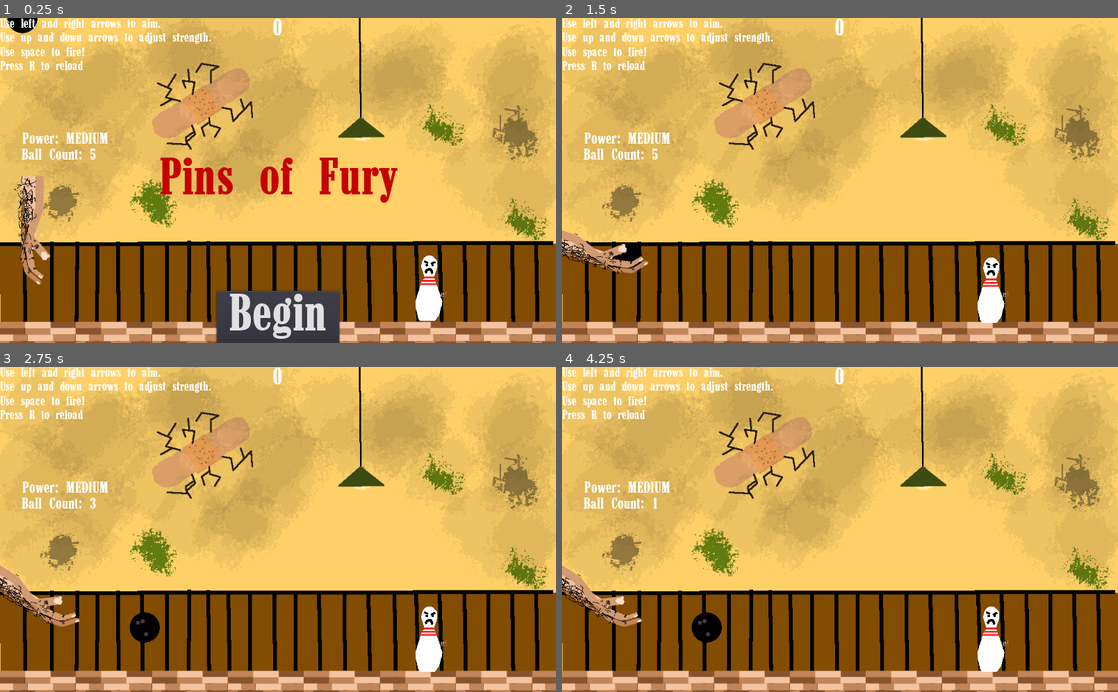
Above: before the commit, frames 1-4 (two rows, left to right).
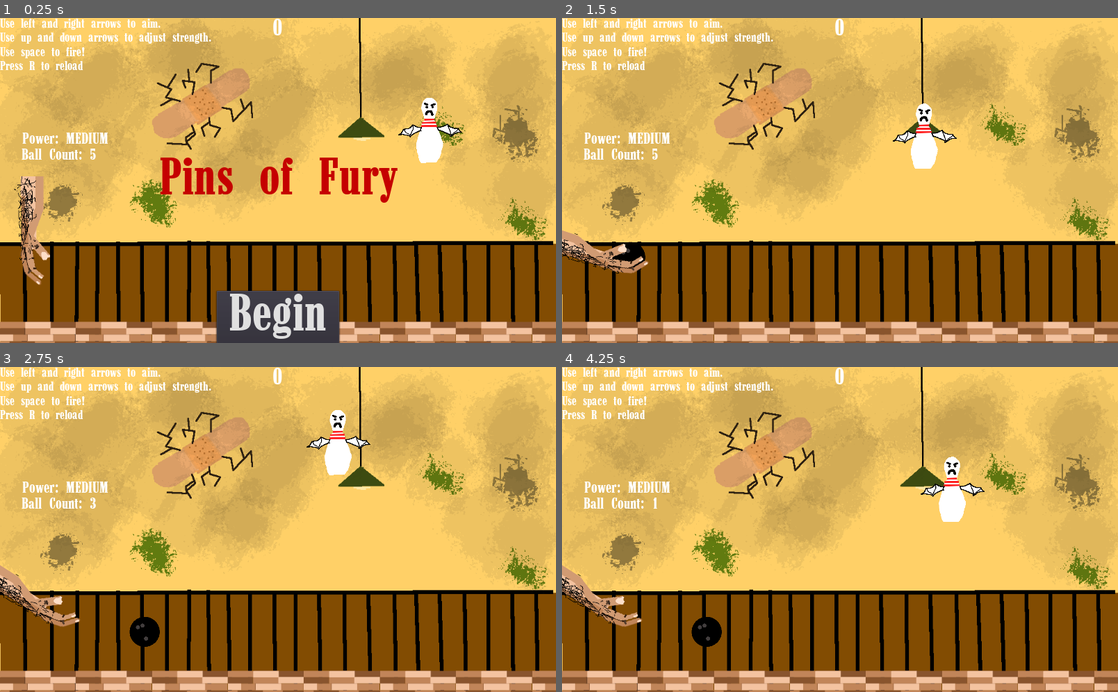
Above: after the commit, the same moments.

Repository: colinthomas-z80/CS315_Project1
Game: Godot game, scene res://Level.tscn
Same seed, same stepped clock (60 frames per second), same inputs: the game is played once before the commit and once after it. Sound files missing from this copy of the repository are replaced by a short silence.
Inputs:
- Up to frame 1 (0.25 s): no input
- Up to frame 2 (1.5 s): click "Begin" at 0.5 s; hold Right (ui_right) from 1.28 s (still down); tap Space (launch) at 1.35 s
- Up to frame 3 (2.75 s): tap R (r) at 1.55, 2.1 s; release Right (ui_right) at 2.03 s; hold Down (ui_down) from 2.03 s (still down); tap Space (launch) at 2.3 s
- Up to frame 4 (4.25 s): release Down (ui_down) at 2.78 s; hold Right (ui_right) 2.78-3.53 s; tap Space (launch) at 2.85, 3.8 s; tap R (r) at 3.05, 3.6 s; hold Up (ui_up) from 3.53 s (still down)

The runs differ from the first frame. In frame 1, 1.7% of the frame differs, in the area x 1-84%, y 0-94%; in frame 2, 1.6%; in frame 3, 1.7%; in frame 4, 1.7%, in the area x 23-81%, y 27-94%.

Commit message:
Add flying pin, instancing of balls and pins

Diff:
--- a/src/Level.gd
+++ b/src/Level.gd
@@ -4,54 +4,70 @@
 var pinHit = false
 
 var ballCount
+var Ball = preload("ball.tscn")
+var curBall
+var Pin = preload("Pin.tscn")
 
 func _process(delta):
+	$PinPath/PathFollow2D.offset += 2
 	$HUD.ballCountSetText(ballCount)
 	if Input.is_action_just_pressed("r"):
+		curBall.queue_free()
 		inGame = false
-		if ballCount == 1: $HUD.newGame()
-		ballCount -= 1
-		newBall()
+		if ballCount == 1:
+			ballCount = 0
+			$HUD.newGame()
+		else:
+			ballCount -= 1
+			newBall()
 	if Input.is_action_just_pressed("ui_up"):
-		$HUD.strengthSetText($Ball.strength("up"))
+		$HUD.strengthSetText(curBall.strength("up"))
 	if Input.is_action_just_pressed("ui_down"):
-		$HUD.strengthSetText($Ball.strength("down"))
+		$HUD.strengthSetText(curBall.strength("down"))
 
 
 func newBall():
-	$BallRestartMessage.hide()
-	$Ball.stopTimer()
+	new_ball_instance()
+	showKinematicPin()
 	$Arm.start()
-	$Ball.start($BallStartPos.position)
-	$Pin.start($PinStartPos.position)
+	curBall.start($BallStartPos.position)
 	$HUD.strengthSetText("MEDIUM")
 	inGame = true
+	pinHit = false
 
-# Called when the node enters the scene tree for the first time.
+func new_ball_instance():
+	curBall = Ball.instance()
+	$PinPath/PathFollow2D/Pin.start()
+	curBall.position = $BallStartPos.position
+	curBall.z_index = $Arm.z_index - 1
+	add_child(curBall)
+
 func _ready():
 	ballCount = 5
-	$BallRestartMessage.hide()
-	pass
-
-
-# Called every frame. 'delta' is the elapsed time since the previous frame.
-#func _process(delta):
-#	pass
+	$PinPath/PathFollow2D/Pin.start()
 
 
 func _on_HUD_start_game():
 	ballCount = 5
 	newBall()
 
-
-func _on_MessageTimer_timeout():
-	$BallRestartMessage.show()
-
-
-
-
 func _on_Pin_body_entered(body):
 	if inGame && !pinHit:
+		hideKinematicPin()
+		spawnDeadPin()
 		print("pin hit")
 		pinHit = true
 		$HUD.update_score(100)
+
+func spawnDeadPin():
+	var pin = Pin.instance()
+	pin.position = $PinPath/PathFollow2D.position
+	pin.mode = RigidBody2D.MODE_RIGID
+	pin.stopAnimation()
+	add_child(pin)
+
+func hideKinematicPin():
+	$PinPath/PathFollow2D/Pin.hide()
+
+func showKinematicPin():
+	$PinPath/PathFollow2D/Pin.show()
--- a/src/Level.tscn
+++ b/src/Level.tscn
@@ -1,12 +1,10 @@
-[gd_scene load_steps=21 format=2]
-
-[ext_resource path="res://ball.tscn" type="PackedScene" id=1]
+[gd_scene load_steps=19 format=2]
+
 [ext_resource path="res://assets/AlleyFloor.png" type="Texture" id=2]
 [ext_resource path="res://arm.tscn" type="PackedScene" id=3]
 [ext_resource path="res://Level.gd" type="Script" id=4]
 [ext_resource path="res://assets/Marlboro.ttf" type="DynamicFontData" id=5]
 [ext_resource path="res://HUD.gd" type="Script" id=6]
-[ext_resource path="res://MessageTimer.gd" type="Script" id=7]
 [ext_resource path="res://Pin.tscn" type="PackedScene" id=8]
 [ext_resource path="res://assets/background.png" type="Texture" id=9]
 [ext_resource path="res://assets/GameSoundtrack.wav" type="AudioStream" id=10]
@@ -38,6 +36,11 @@
 } ]
 0/z_index = 0
 
+[sub_resource type="Curve2D" id=9]
+_data = {
+"points": PoolVector2Array( 0, 0, 0, 0, 845.01, 146.745, 0, 0, 0, 0, 945.397, 311.559, 0, 0, 0, 0, 838.99, 146.882, 0, 0, 0, 0, 744.602, 38.3368, 0, 0, 0, 0, 943.76, 35.5051, 0, 0, 0, 0, 844.653, 145.938, 0, 0, 0, 0, 845.01, 146.745, 0, 0, 0, 0, 703.226, 240.934, 0, 0, 0, 0, 564.437, 139.225, 0, 0, 0, 0, 672.502, 102.144, 0, 0, 0, 0, 735.01, 320.394, 0, 0, 0, 0, 826.124, 225.042, 0, 0, 0, 0, 945.843, 308.739, 0, 0, 0, 0, 845.01, 146.745 )
+}
+
 [sub_resource type="DynamicFont" id=3]
 size = 100
 font_data = ExtResource( 5 )
@@ -58,26 +61,12 @@
 size = 25
 font_data = ExtResource( 5 )
 
-[sub_resource type="DynamicFont" id=9]
+[sub_resource type="DynamicFont" id=8]
 size = 30
-font_data = ExtResource( 5 )
-
-[sub_resource type="DynamicFont" id=8]
-size = 50
 font_data = ExtResource( 5 )
 
 [node name="Level" type="Node2D"]
 script = ExtResource( 4 )
-
-[node name="Ball" parent="." instance=ExtResource( 1 )]
-position = Vector2( 168.682, 411.287 )
-collision_layer = 31
-collision_mask = 31
-gravity_scale = 4.0
-
-[node name="MessageTimer" type="Timer" parent="Ball"]
-one_shot = true
-script = ExtResource( 7 )
 
 [node name="TileMap" type="TileMap" parent="."]
 tile_set = SubResource( 2 )
@@ -87,20 +76,28 @@
 
 [node name="Arm" parent="." instance=ExtResource( 3 )]
 position = Vector2( 88.0849, 412.777 )
+z_index = 2
 
 [node name="BallStartPos" type="Position2D" parent="."]
 position = Vector2( 71.3524, 448.331 )
 
-[node name="PinStartPos" type="Position2D" parent="."]
-position = Vector2( 789.971, 503.969 )
-
-[node name="Label" type="Label" parent="PinStartPos"]
-margin_right = 40.0
-margin_bottom = 14.0
-text = "here!"
-__meta__ = {
-"_edit_use_anchors_": false
-}
+[node name="PinPath" type="Path2D" parent="."]
+curve = SubResource( 9 )
+
+[node name="PathFollow2D" type="PathFollow2D" parent="PinPath"]
+position = Vector2( 801.332, 175.761 )
+rotation = 2.20019
+offset = 919.56
+rotate = false
+
+[node name="Pin" parent="PinPath/PathFollow2D" instance=ExtResource( 8 )]
+position = Vector2( 3.35516, -20.4953 )
+rotation = 4.06313
+collision_layer = 2147483655
+collision_mask = 8
+mass = 2.55102
+gravity_scale = 15.0
+contacts_reported = 5
 
 [node name="HUD" type="CanvasLayer" parent="."]
 script = ExtResource( 6 )
@@ -181,33 +178,11 @@
 margin_top = 240.0
 margin_right = 169.0
 margin_bottom = 267.0
-custom_fonts/font = SubResource( 9 )
+custom_fonts/font = SubResource( 8 )
 text = "Ball Count: "
 __meta__ = {
 "_edit_use_anchors_": false
 }
-
-[node name="BallRestartMessage" type="Label" parent="."]
-anchor_left = 0.5
-anchor_top = 0.5
-anchor_right = 0.5
-anchor_bottom = 0.5
-margin_left = 283.5
-margin_top = 277.5
-margin_right = 740.5
-margin_bottom = 322.5
-custom_fonts/font = SubResource( 8 )
-text = "Press \"R\" to throw again!"
-__meta__ = {
-"_edit_use_anchors_": false
-}
-
-[node name="Pin" parent="." instance=ExtResource( 8 )]
-position = Vector2( 789.971, 503.969 )
-collision_layer = 2147483655
-collision_mask = 8
-gravity_scale = 4.0
-contacts_reported = 5
 
 [node name="TextureRect" type="TextureRect" parent="."]
 show_behind_parent = true
@@ -225,8 +200,7 @@
 volume_db = -16.155
 autoplay = true
 script = ExtResource( 11 )
-[connection signal="timeout" from="Ball/MessageTimer" to="." method="_on_MessageTimer_timeout"]
+[connection signal="body_entered" from="PinPath/PathFollow2D/Pin" to="." method="_on_Pin_body_entered"]
 [connection signal="start_game" from="HUD" to="." method="_on_HUD_start_game"]
 [connection signal="pressed" from="HUD/StartButton" to="HUD" method="_on_StartButton_pressed"]
-[connection signal="body_entered" from="Pin" to="." method="_on_Pin_body_entered"]
 [connection signal="finished" from="AudioStreamPlayer" to="AudioStreamPlayer" method="_on_AudioStreamPlayer_finished"]
--- a/src/Pin.gd
+++ b/src/Pin.gd
@@ -5,28 +5,10 @@
 # Declare member variables here. Examples:
 # var a = 2
 # var b = "text"
-func start(pos):
-	position = pos
-	startPosition = pos
-	rotation_degrees = 0
-	mode = MODE_KINEMATIC
-	mode = MODE_RIGID
-	resetPos = true
 
 
+func start():
+	mode = RigidBody2D.MODE_KINEMATIC
 
-func _integrate_forces(state):
-	if resetPos:
-		state.transform = Transform2D(0.0,startPosition)
-		resetPos = false
-
-# Called when the node enters the scene tree for the first time.
-func _ready():
-	pass # Replace with function body.
-
-func collisionMode():
-	mode = MODE_RIGID
-
-# Called every frame. 'delta' is the elapsed time since the previous frame.
-#func _process(delta):
-#	pass
+func stopAnimation():
+	$AnimatedSprite.stop()
--- a/src/Pin.tscn
+++ b/src/Pin.tscn
@@ -1,21 +1,35 @@
-[gd_scene load_steps=4 format=2]
+[gd_scene load_steps=6 format=2]
 
-[ext_resource path="res://assets/furiousPin.png" type="Texture" id=1]
+[ext_resource path="res://assets/furiousPinWingDown.png" type="Texture" id=1]
 [ext_resource path="res://Pin.gd" type="Script" id=2]
+[ext_resource path="res://assets/furiousPinWingUp.png" type="Texture" id=3]
 
 [sub_resource type="CapsuleShape2D" id=1]
 radius = 24.7303
 height = 73.3154
 
+[sub_resource type="SpriteFrames" id=2]
+animations = [ {
+"frames": [ ExtResource( 3 ), ExtResource( 1 ) ],
+"loop": true,
+"name": "flap",
+"speed": 5.0
+} ]
+
 [node name="Pin" type="RigidBody2D"]
+mass = 0.510204
+gravity_scale = 5.0
 continuous_cd = 1
 contacts_reported = 1
 contact_monitor = true
+applied_force = Vector2( 100, 0 )
 script = ExtResource( 2 )
-
-[node name="Sprite" type="Sprite" parent="."]
-scale = Vector2( 0.5, 0.5 )
-texture = ExtResource( 1 )
 
 [node name="CollisionShape2D" type="CollisionShape2D" parent="."]
 shape = SubResource( 1 )
+
+[node name="AnimatedSprite" type="AnimatedSprite" parent="."]
+scale = Vector2( 0.5, 0.5 )
+frames = SubResource( 2 )
+animation = "flap"
+playing = true
--- a/src/ball.gd
+++ b/src/ball.gd
@@ -1,8 +1,9 @@
 extends RigidBody2D
+class_name Ball
 
-var HIGH = 1100
-var MEDIUM = 800
-var LOW = 500
+const HIGH = 1100
+const MEDIUM = 800
+const LOW = 500
 
 export var strength = 800
 var vectX : float = 1
@@ -17,7 +18,6 @@
 		mode = MODE_RIGID
 		$AudioStreamPlayer.play()
 		hasLaunched = true
-		if !resetState : $MessageTimer.start(4)
 		var direction = Vector2(vectX,vectY).normalized()
 		var velocity = direction * strength
 		apply_impulse(Vector2.ZERO,velocity)
@@ -33,6 +33,7 @@
 		position.x = clamp(position.x,oPosX,oPosX+42)
 		position.y = clamp(position.y,oPosY-14,oPosY)
 	clamp(strength,500,1100)
+
 func _integrate_forces(state):
 	if resetState:
 		state.transform = Transform2D(0.0,position)
@@ -56,8 +57,6 @@
 			return "LOW"
 		print("strength down")
 
-
-
 func start(pos):
 	mode = MODE_KINEMATIC
 	strength = 500
@@ -69,8 +68,6 @@
 	hasLaunched = false
 	resetState = true
 
-
-
 func preLaunchLeft():
 	position.x -= 6
 	position.y += 2
@@ -78,6 +75,3 @@
 func preLaunchRight():
 	position.x += 6
 	position.y -= 2
-
-func stopTimer():
-	$MessageTimer.stop()
--- a/src/ball.tscn
+++ b/src/ball.tscn
@@ -7,7 +7,8 @@
 [sub_resource type="CircleShape2D" id=1]
 radius = 28.7446
 
-[node name="ball" type="RigidBody2D"]
+[node name="Ball" type="RigidBody2D"]
+gravity_scale = 5.0
 script = ExtResource( 1 )
 __meta__ = {
 "_edit_group_": true
--- a/src/project.godot
+++ b/src/project.godot
@@ -8,9 +8,14 @@
 
 config_version=4
 
-_global_script_classes=[  ]
+_global_script_classes=[ {
+"base": "RigidBody2D",
+"class": "Ball",
+"language": "GDScript",
+"path": "res://ball.gd"
+} ]
 _global_script_class_icons={
-
+"Ball": ""
 }
 
 [application]
Binary file added: src/assets/furiousPinWingDown.png
Not shown, added: src/assets/furiousPinWingDown.png.import
Binary file added: src/assets/furiousPinWingUp.png
Not shown, added: src/assets/furiousPinWingUp.png.import
